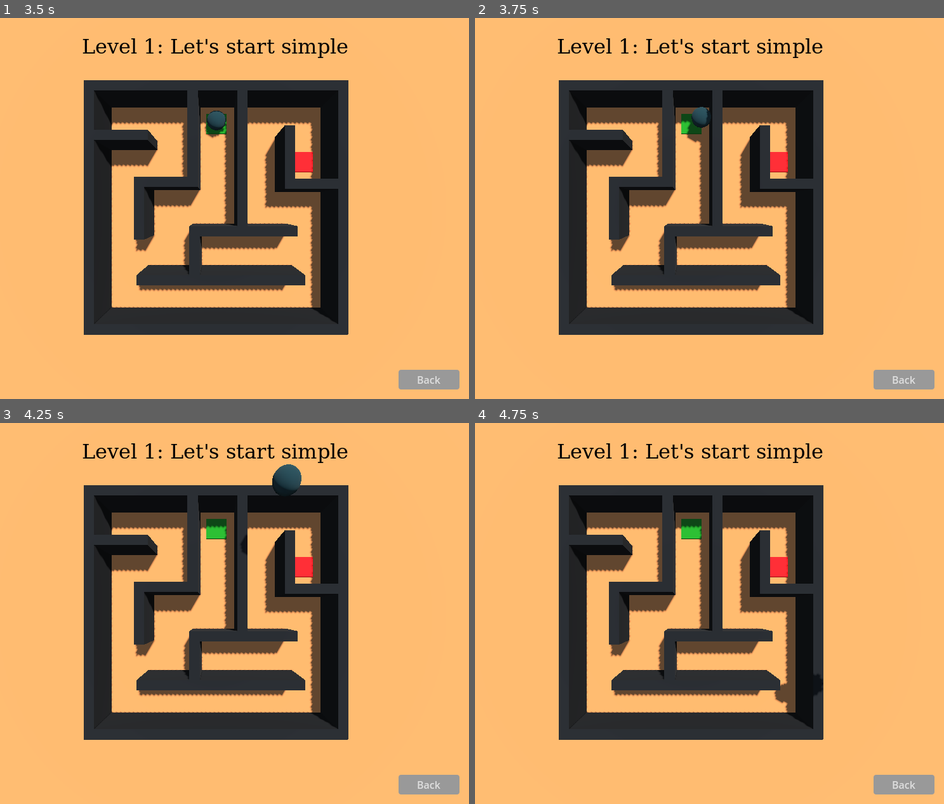
Above: before the commit, frames 1-4 (two rows, left to right).
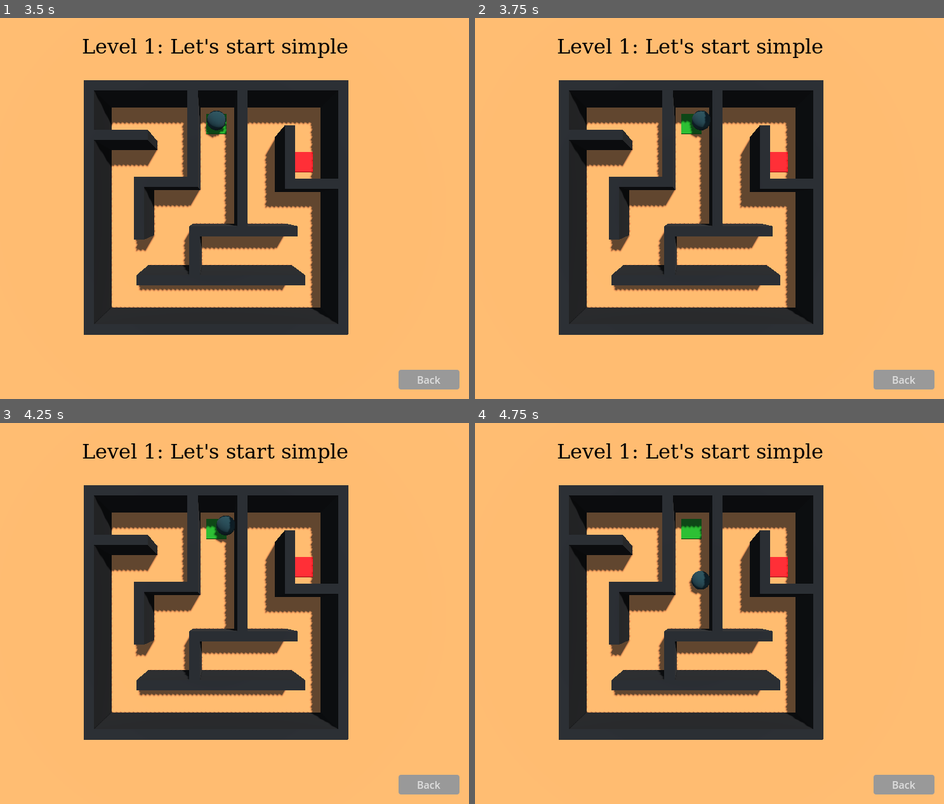
Above: after the commit, the same moments.

Repository: tautminas/sphere-in-a-maze
Game: Godot game, scene res://Menu/main_menu.tscn
The game is run twice, just before and just after one commit, with the same random seed, the same clock (stepped at 60 frames per second) and the same inputs.
Inputs:
- Up to frame 1 (3.5 s): click "Start" at 0.5 s; click "Level 1" at 1.25 s; click "Back" at 2 s; click "Level 1" at 2.75 s
- Up to frame 2 (3.75 s): tap Enter at 3.5 s; hold Right (right) from 3.53 s (still down); hold Space (jump) from 3.53 s (still down)
- Up to frame 3 (4.25 s): keep holding Right (right); keep holding Space (jump)
- Up to frame 4 (4.75 s): release Right (right) at 4.28 s; release Space (jump) at 4.28 s; hold Down (down) from 4.28 s (still down); tap Space (jump) at 4.35, 4.52 s

Frame 1 is identical in both runs. In frame 2, 0.2% of the frame differs, in the area x 45-50%, y 23-33%; in frame 3, 0.6%, in the area x 45-65%, y 10-35%; in frame 4, 0.4%.

Commit message:
Remove jump action for production envirionment

Diff:
--- a/player.gd
+++ b/player.gd
@@ -18,9 +18,6 @@
 
 # Called every frame. 'delta' is the elapsed time since the previous frame.
 func _process(delta: float) -> void:
-	if Input.is_action_pressed("jump"):
-		apply_central_force(Vector3.UP * delta * thrust)
-
 	if Input.is_action_pressed("left"):
 		apply_central_force(Vector3.LEFT * delta * force_magnitude)
 
@@ -32,6 +29,10 @@
 
 	if Input.is_action_pressed("down"):
 		apply_central_force(Vector3.BACK * delta * force_magnitude)
+
+	# Uncomment for debugging purposes.
+	#if Input.is_action_pressed("jump"):
+		#apply_central_force(Vector3.UP * delta * thrust)
 
 
 func _on_body_entered(body: Node) -> void:
